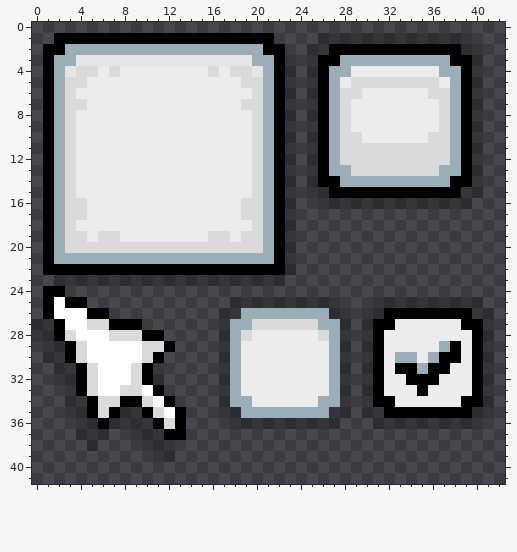
Pixel-art sprite, stored at bin/data/warr_engine/ui/simple_ui.png. Above: the version before the commit.
The file is 64x64 pixels. Pixels under 10% opacity are left out. Shown: x 0..42, y 0..41.
The same view after the edit:
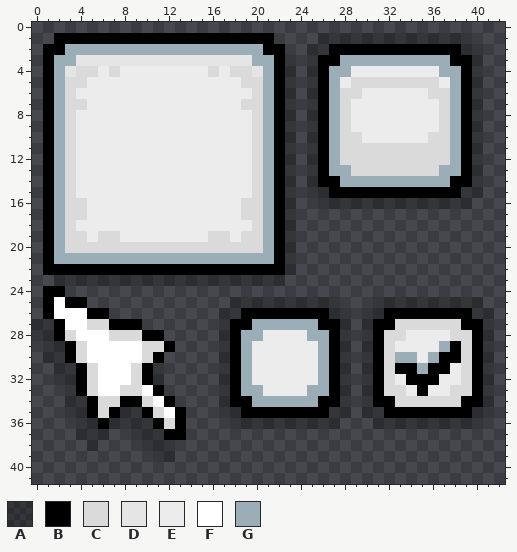
Palette (. is transparent): A #00000040  B #000000  C #dadada  D #e5e5e5  E #ececec  F #ffffff  G #9badb7
The exact change:
@@ x 16..41 @@
 25 ..AAAAAAAAAA...AAAAAAAAAA.
-26 .AAGGGGGGGGAA.AABBBBBBBBAA
-27 .AGGCCCCCCGGA.ABBEEEEEEBBA
-28 .AGCEEEEEECGA.ABEEEEEEEEBA
-29 .AGEEEEEEEEGA.ABEEEEEGBEBA
-30 .AGEEEEEEEEGA.ABEGGEGBBEBA
-31 .AGEEEEEEEEGA.ABEBBGBBEEBA
-32 .AGEEEEEEEEGA.ABEEBBBEEEBA
-33 .AGEEEEEEEEGA.ABEEEBEEEEBA
-34 .AGGEEEEEEGGA.ABBEEEEEEBBA
-35 .AAGGGGGGGGAA.AABBBBBBBBAA
+26 .AABBBBBBBBAA.AABBBBBBBBAA
+27 .ABBGGGGGGBBA.ABBCCCCCCBBA
+28 .ABGGEEEEGGBA.ABCCEEEECCBA
+29 .ABGEEEEEEGBA.ABCEEEEGBCBA
+30 .ABGEEEEEEGBA.ABCGGEGBBCBA
+31 .ABGEEEEEEGBA.ABCBBGBBECBA
+32 .ABGEEEEEEGBA.ABCEBBBEECBA
+33 .ABGGEEEEGGBA.ABCCEBEECCBA
+34 .ABBGGGGGGBBA.ABBCCCCCCBBA
+35 .AABBBBBBBBAA.AABBBBBBBBAA
 36 ..AAAAAAAAAA...AAAAAAAAAA.
Where, in picture pixels (left, top, right, bottom), the same in both pictures:
changed: (230, 308, 472, 418)
